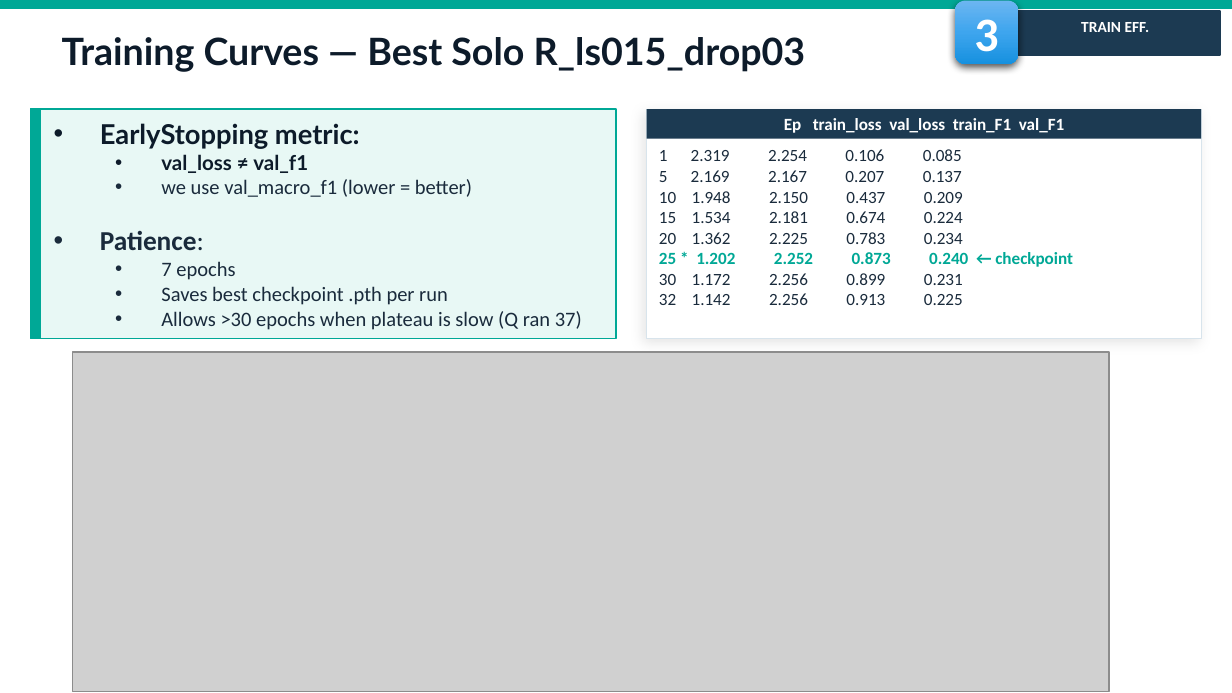
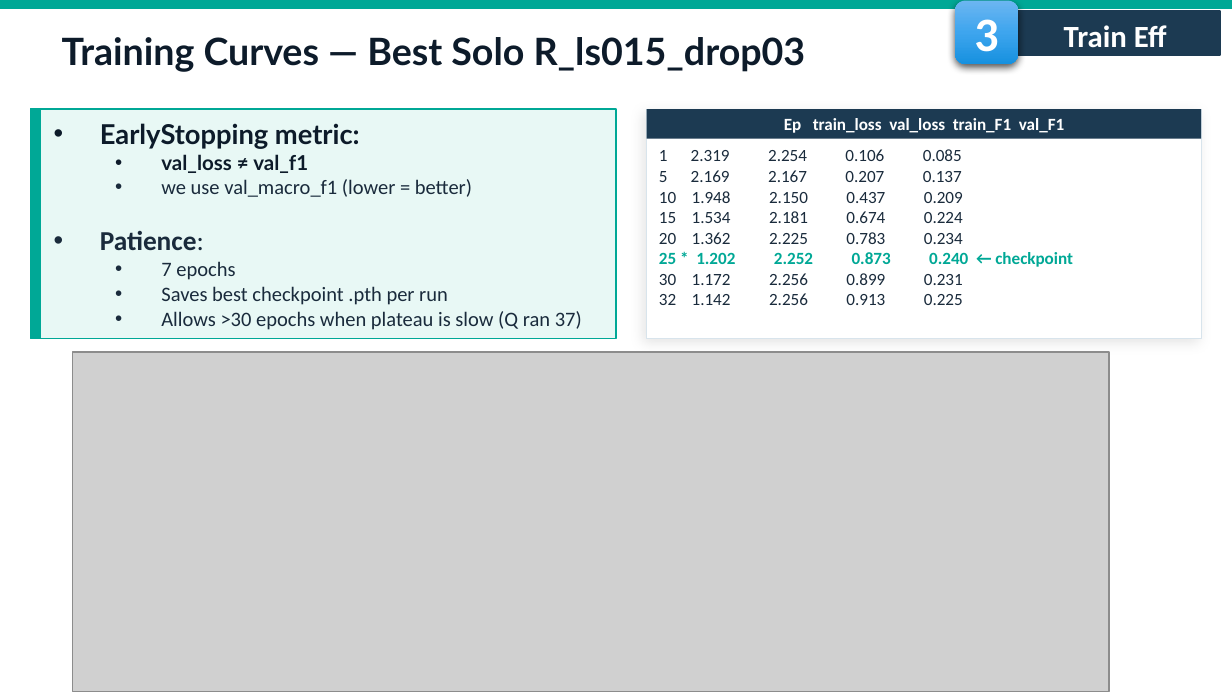
Before and after one commit to fmssilva/DL_Proj, a slide deck: slide 22 of assignment_1/task1/Task1_report.pptx. Drawn at 1232x693 pixels with LibreOffice and Linux fonts; fonts in the diff are those of the drawing; grey boxes stand for pictures; background and template pictures are left out. Boxes give left, top, right and bottom in pixels: in the first picture for what was removed or moved away, otherwise in the second. Text is boxed around its words. In the diff, an @@ line names an element or a change of style, - is before the commit and + after.

```diff
--- a/assignment_1/task1/Task1_report.pptx
+++ b/assignment_1/task1/Task1_report.pptx
@@ text in rectangle at [1064, 25, 1167, 48]: text changed; size 9 to 18 pt @@
-TRAIN EFF.
+Train Eff
```
Also in this commit, not shown: 12 other slides changed.
